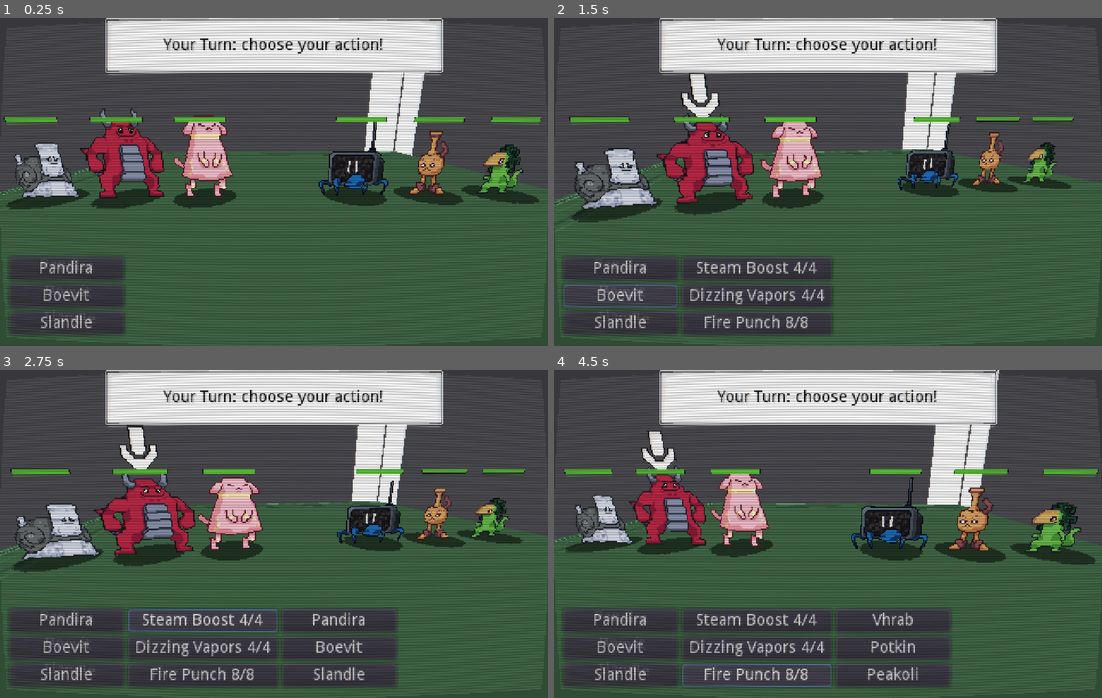
Above: before the commit, frames 1-4 (two rows, left to right).
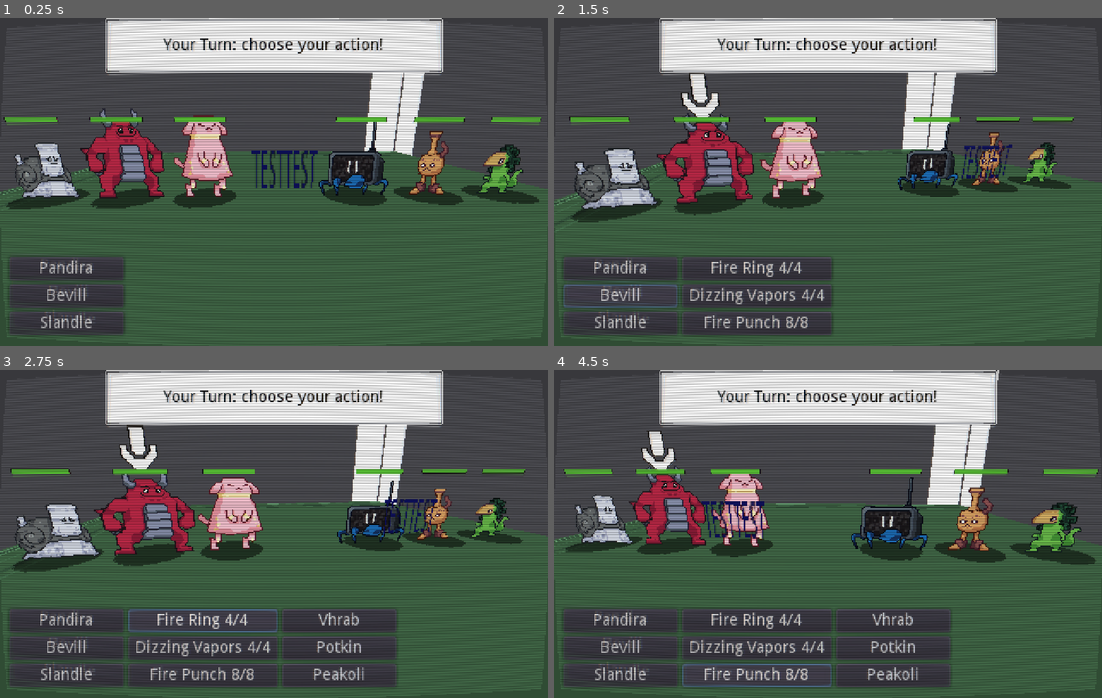
Above: after the commit, the same moments.

Repository: Hairic95/Yolky-RPG
Game: Godot game, scene res://Src/Scenes/BattleScene.tscn
The game is run twice, just before and just after one commit, with the same random seed, the same clock (stepped at 60 frames per second) and the same inputs.
Inputs (mouse positions are in pixels of both pictures, inside the frame that each line leads up to):
- Up to frame 1 (0.25 s): no input
- Up to frame 2 (1.5 s): click (619, 296) at 0.5 s, where only the run before the commit has a clickable "Boevit"; click (619, 296) at 1.25 s, where only the run after the commit has a clickable "Bevill"
- Up to frame 3 (2.75 s): click (202, 619) at 2 s, where only the run before the commit has a clickable "Steam Boost 4/4"
- Up to frame 4 (4.5 s): click (756, 619) at 2.75 s, where only the run after the commit has a clickable "Fire Ring 4/4"; click "Dizzing Vapors 4/4" at 3.5 s; click "Fire Punch 8/8" at 4.25 s

The runs differ from the first frame. In frame 1, 0.6% of the frame differs, in the area x 8-58%, y 40-87%; in frame 2, 0.8%; in frame 3, 1.4%, in the area x 8-80%, y 39-95%; in frame 4, 1.1%.

Commit message:
added burn status, added 3dlabel

Diff:
--- a/Data/Actions.json
+++ b/Data/Actions.json
@@ -131,6 +131,26 @@
 		"power": 70,
 		"target": "enemy_single"
 	},
+	"firering": {
+		"name": "Fire Ring",
+		"action_type": "damage",
+		"stat": "special",
+		"uses": 4,
+		"power": 15,
+		"target": "enemy_single",
+		"effects": [
+			{
+				"code": "status",
+				"status": "burn",
+				"amount": 3
+			},
+			{
+				"code": "status",
+				"status": "mark",
+				"amount": 3
+			}
+		]
+	},
 	"test_magic" :
 	{
 		"name" : "Test Magic",
--- a/Data/Critters.json
+++ b/Data/Critters.json
@@ -37,9 +37,9 @@
 			"test_magic"
 		]
 	},
-	"boevit" :
+	"bevill" :
 	{
-		"name": "Boevit",
+		"name": "Bevill",
 		"stats" :
 		{
 			"attack" : 110,
@@ -51,7 +51,7 @@
 		"texture": "Boevit",
 		"actions" :
 		[
-			"steam_boost",
+			"firering",
 			"dizzing_vapors",
 			"fire_punch"
 		]
--- a/Src/Entities/BattleCritter.gd
+++ b/Src/Entities/BattleCritter.gd
@@ -23,6 +23,8 @@
 var can_act = false
 
 var is_ko = false
+
+var current_status = []
 
 # Animation
 
@@ -89,11 +91,26 @@
 func set_target_sprite_visible(value):
 	$Target.visible = value
 
+func add_stasus(status, turn_amount):
+	current_status.append({
+		"status": status,
+		"turn_amount": turn_amount
+	})
+
 func get_attack():
-	return float(DataHandler.get_dict_val(stats, "attack", 1))
+	var multiplier = 1.0
+	if is_burned():
+		multiplier /= 2.0
+	return float(DataHandler.get_dict_val(stats, "attack", 1)) * multiplier
 func get_defense():
 	return float(DataHandler.get_dict_val(stats, "defense", 1))
 func get_special_attack():
 	return float(DataHandler.get_dict_val(stats, "special_attack", 1))
 func get_special_defense():
 	return float(DataHandler.get_dict_val(stats, "special_defense", 1))
+
+func is_burned():
+	for status in current_status:
+		if status.status == "burn":
+			return true
+	return false
--- a/Src/Scenes/BattleScene.gd
+++ b/Src/Scenes/BattleScene.gd
@@ -23,7 +23,7 @@
 			"type": Player.PlayerType.Player,
 			"critters": [
 				"pandira2",
-				"boevit",
+				"bevill",
 				"slandle2"
 			]
 		},
@@ -278,7 +278,8 @@
 	# Apply Action effects
 	for effect in action.effects:
 		for target in targets:
-			apply_effect(effect, target)
+			if !target.is_ko:
+				apply_effect(effect, target)
 	for effect in action.self_effects:
 		apply_effect(effect, critter)
 
@@ -311,6 +312,8 @@
 	match effect.code:
 		"heal":
 			target.heal(effect.amount)
+		"status":
+			target.add_status(effect.status, effect.amount)
 
 func show_target_selected(targets : Array):
 	for target in targets:
--- a/Src/Scenes/BattleScene.tscn
+++ b/Src/Scenes/BattleScene.tscn
@@ -1,9 +1,10 @@
-[gd_scene load_steps=6 format=2]
+[gd_scene load_steps=7 format=2]
 
 [ext_resource path="res://Src/Scenes/BattleScene.gd" type="Script" id=1]
 [ext_resource path="res://Assets/Shaders/crt_effect.tres" type="Material" id=2]
 [ext_resource path="res://Src/BattleBackgrounds/BG.tscn" type="PackedScene" id=3]
 [ext_resource path="res://Assets/Textures/Backgrounds/placholder.png" type="Texture" id=4]
+[ext_resource path="res://Src/UIComponents/3DLabel.tscn" type="PackedScene" id=5]
 
 [sub_resource type="Animation" id=1]
 length = 8.0
@@ -41,6 +42,9 @@
 [node name="Background" type="Spatial" parent="."]
 
 [node name="BG" parent="Background" instance=ExtResource( 3 )]
+
+[node name="3DLabel" parent="Background" instance=ExtResource( 5 )]
+transform = Transform( -1, 0, -8.74228e-08, 0, 1, 0, 8.74228e-08, 0, -1, 0, 1.27983, -5 )
 
 [node name="Positions" type="Spatial" parent="."]
 
--- /dev/null
+++ b/Src/UIComponents/3DLabel.tscn
@@ -0,0 +1,37 @@
+[gd_scene load_steps=4 format=2]
+
+[sub_resource type="QuadMesh" id=1]
+
+[sub_resource type="ViewportTexture" id=2]
+viewport_path = NodePath("Viewport")
+
+[sub_resource type="SpatialMaterial" id=3]
+resource_local_to_scene = true
+flags_transparent = true
+flags_unshaded = true
+flags_albedo_tex_force_srgb = true
+albedo_texture = SubResource( 2 )
+
+[node name="3DLabel" type="Spatial"]
+
+[node name="Viewport" type="Viewport" parent="."]
+size = Vector2( 100, 30 )
+transparent_bg = true
+handle_input_locally = false
+usage = 0
+render_target_v_flip = true
+render_target_update_mode = 3
+
+[node name="Control" type="Control" parent="Viewport"]
+margin_right = 40.0
+margin_bottom = 40.0
+
+[node name="Label" type="Label" parent="Viewport/Control"]
+margin_right = 56.0
+margin_bottom = 14.0
+custom_colors/font_color = Color( 0.25098, 0.27451, 0.643137, 1 )
+text = "TESTTEST"
+
+[node name="MeshInstance" type="MeshInstance" parent="."]
+mesh = SubResource( 1 )
+material/0 = SubResource( 3 )
